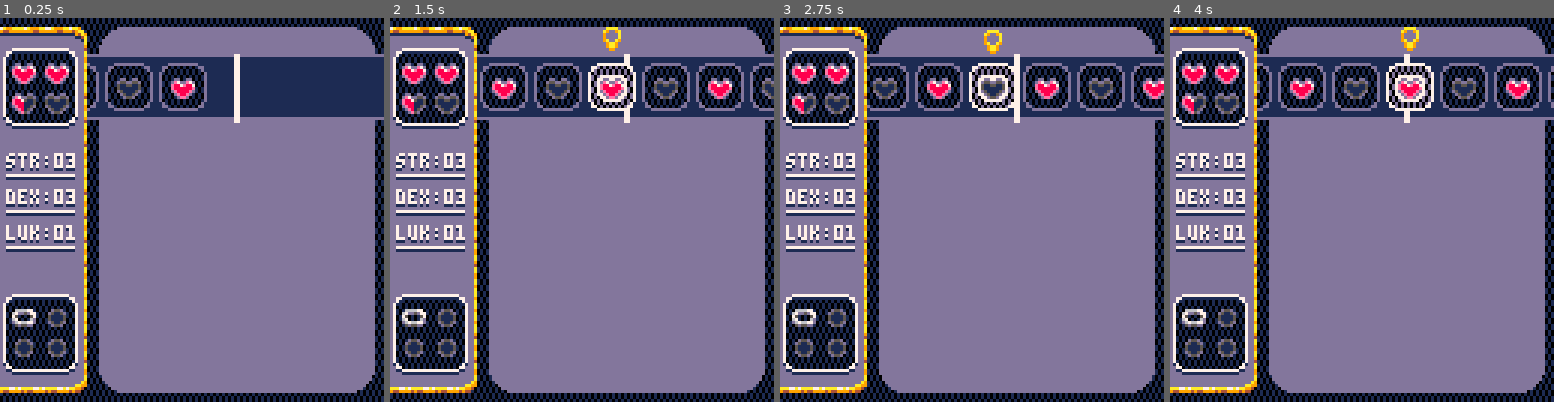
Above: before the commit, frames 1-4 (left to right).
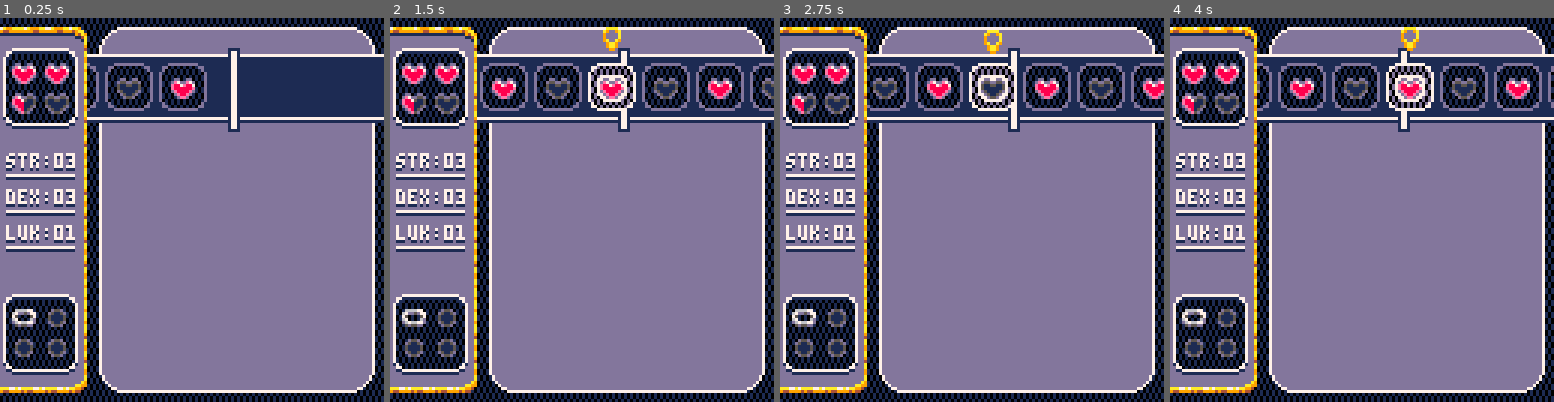
Above: after the commit, the same moments.

Repository: jubbers/pico8
Game: PICO-8 cartridge carts/brackeys.p8
Two runs of this game, one before a commit and one after it. Both use one fixed random seed, a clock stepped at 60 frames per second and the inputs below.
Inputs:
- Up to frame 1 (0.25 s): no input
- Up to frame 2 (1.5 s): no input
- Up to frame 3 (2.75 s): no input
- Up to frame 4 (4 s): no input

The runs differ from the first frame. In frame 1, 4.3% of the frame differs, in the area x 22-100%, y 2-98%; in frame 2, 4.1%; in frame 3, 4.2%; in frame 4, 4.1%.

Commit message:
feat: simplifying the scroller draw

Diff:
--- a/carts/brackeys.p8
+++ b/carts/brackeys.p8
@@ -129,11 +129,9 @@
   -- draw_icon_at(25,map_center+16+4,100,false,true)
   -- rrectfill_c(map_center-1, 128-47, map_width-4, 11*8, 7, colors.lavender)
   rrectfill_c(map_center-1, 128/2, map_width-4, 128-6, 7, colors.lavender)
-  rrectfill_c(map_center-1, 128/2, map_width-4, 128-6, 7, colors.lavender)
+  rrect_c(map_center-1, 128/2, map_width-4, 128-6, 7, colors.white)
 
   draw_scroller()
-
-
 end
 
 -- Initialize the random choice scroller required fields
@@ -207,19 +205,26 @@
 
 -- draw sprites at their positions; call from _draw()
 function draw_scroller(id)
-  -- retrieve scroll info
-  local s = scroll_data
-
-  -- draw container 1px behind the sidebar left + 1px offscreen right
-  local y1,y2=s.y-11,s.y+10
-  rectfill(28,y1,128,y2,colors.blue_d)
-  rect(28,y1,128,y2,colors.lavender)
-  local x=(28+128)/2
-  rect(x,y1,x+1,y2+1,colors.white)
+  -- todo: refactor away some of these unused tokens
+  -- draw the main container box w a 1px dropshadow
+  local banner_top, banner_bottom, banner_left = scroll_data.y-11, scroll_data.y+10, 28
+  local banner_center_h, banner_center_v = (banner_left+128)/2 , (banner_bottom+banner_top)/2 + 1
+  rrectfill_c(banner_center_h, banner_center_v, 2+128-banner_left, 23, 0, colors.blue_d)
+  rrect_c(banner_center_h, banner_center_v, 2+128-banner_left, 22, 0, colors.white)
+
+  -- draw the line marking the center of the
+  rrectfill_c(banner_center_h, banner_center_v+1, 4, 28, 0, colors.blue_d)
+  rrectfill_c(banner_center_h, banner_center_v+1, 2, 26, 0, colors.white)
 
   -- draw items
-  for i=1,#s.sprs do
-    draw_icon_at(s.sprs[i], flr(s.items[i].x), s.y, s.items[i].selected, true)
+  for i=1,#scroll_data.sprs do
+    draw_icon_at(
+      scroll_data.sprs[i],
+      flr(scroll_data.items[i].x),
+      scroll_data.y,
+      scroll_data.items[i].selected,
+      true
+    )
   end
 end
 
@@ -315,11 +320,25 @@
 end
 
 -- Helper functions for centering
+function rect_c(x,y,w,h,c)
+  --[[
+    draw a rect centered about a point
+
+    args:
+      x: target x position
+      y: target y position
+      w: width
+      h: height
+      c: color
+  ]]
+  rect(x-(w/2), y-(h/2),w,h,c)
+end
+
 function rrect_c(x,y,w,h,r,c)
   --[[
     draw a rounded rect centered about a point
 
-    Args:
+    args:
       x: target x position
       y: target y position
       w: width
Not shown, changed: activity_log.txt
